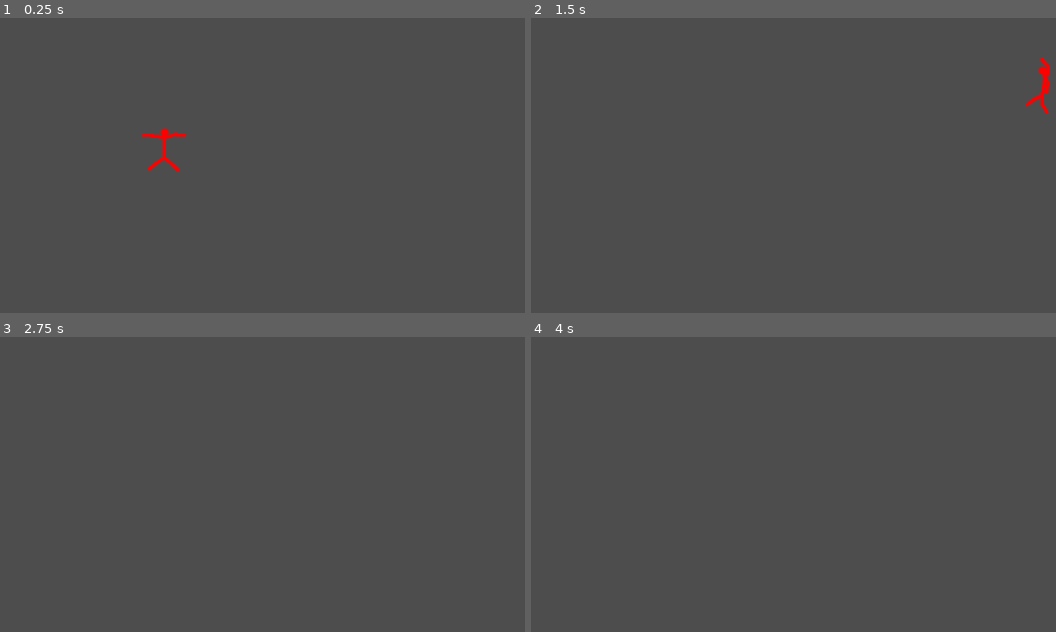
Above: before the commit, frames 1-4 (two rows, left to right).
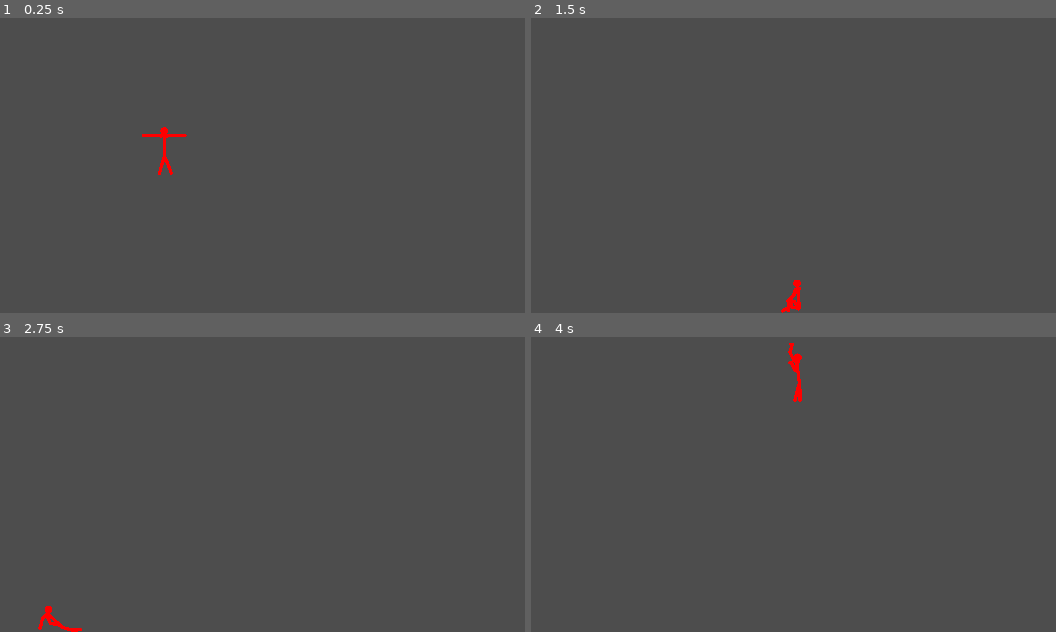
Above: after the commit, the same moments.

Repository: ZevZX/StickManRagdollPhysics
Game: Godot game, scene res://scenes/world.tscn
Same seed, same stepped clock (60 frames per second), same inputs: the game is played once before the commit and once after it.
Inputs:
- Up to frame 1 (0.25 s): no input
- Up to frame 2 (1.5 s): hold Right (ui_right) from 0.53 s (still down); tap Up (ui_up) at 0.77 s
- Up to frame 3 (2.75 s): tap Up (ui_up) at 1.52 s; tap Enter at 2 s; release Right (ui_right) at 2.03 s; hold Left (ui_left) from 2.03 s (still down)
- Up to frame 4 (4 s): release Left (ui_left) at 2.78 s; hold Right (ui_right) from 2.78 s (still down); tap Up (ui_up) at 3.02, 3.77 s

The runs differ from the first frame. In frame 1, 0.2% of the frame differs, in the area x 27-36%, y 36-54%; in frame 2, 0.4%, in the area x 47-99%, y 13-100%; in frame 3, 0.2%; in frame 4, 0.2%.

Commit message:
fixed air jump

Diff:
--- a/scenes/ragdoll.tscn
+++ b/scenes/ragdoll.tscn
@@ -42,6 +42,11 @@
 [node name="CollisionShape2D" type="CollisionShape2D" parent="Limbs/Torso"]
 shape = SubResource("CapsuleShape2D_jbfog")
 
+[node name="Area2D" type="Area2D" parent="Limbs/Torso"]
+
+[node name="CollisionShape2D" type="CollisionShape2D" parent="Limbs/Torso/Area2D"]
+shape = SubResource("CapsuleShape2D_jbfog")
+
 [node name="Head" type="RigidBody2D" parent="Limbs"]
 position = Vector2(0, -39)
 script = ExtResource("3_wmh32")
@@ -56,6 +61,8 @@
 
 [node name="LeftUpperArm" type="RigidBody2D" parent="Limbs"]
 position = Vector2(-16, -27)
+collision_layer = 2
+collision_mask = 2
 
 [node name="Sprite2D" type="Sprite2D" parent="Limbs/LeftUpperArm"]
 scale = Vector2(0.08, 0.08)
@@ -67,17 +74,27 @@
 
 [node name="LeftLowerArm" type="RigidBody2D" parent="Limbs"]
 position = Vector2(-38, -27)
+collision_layer = 2
+collision_mask = 2
 
 [node name="Sprite2D" type="Sprite2D" parent="Limbs/LeftLowerArm"]
 scale = Vector2(0.08, 0.08)
 texture = ExtResource("3_q4ikt")
 
 [node name="CollisionShape2D" type="CollisionShape2D" parent="Limbs/LeftLowerArm"]
+rotation = -1.57079
+shape = SubResource("CapsuleShape2D_h281v")
+
+[node name="Area2D" type="Area2D" parent="Limbs/LeftLowerArm"]
+
+[node name="CollisionShape2D" type="CollisionShape2D" parent="Limbs/LeftLowerArm/Area2D"]
 rotation = -1.57079
 shape = SubResource("CapsuleShape2D_h281v")
 
 [node name="LeftHand" type="RigidBody2D" parent="Limbs"]
 position = Vector2(-50, -27)
+collision_layer = 2
+collision_mask = 2
 
 [node name="Sprite2D" type="Sprite2D" parent="Limbs/LeftHand"]
 scale = Vector2(0.07, 0.07)
@@ -88,6 +105,8 @@
 
 [node name="RightUpperArm" type="RigidBody2D" parent="Limbs"]
 position = Vector2(16, -27)
+collision_layer = 4
+collision_mask = 4
 
 [node name="Sprite2D" type="Sprite2D" parent="Limbs/RightUpperArm"]
 scale = Vector2(0.08, 0.08)
@@ -99,17 +118,27 @@
 
 [node name="RightLowerArm" type="RigidBody2D" parent="Limbs"]
 position = Vector2(37, -27)
+collision_layer = 4
+collision_mask = 4
 
 [node name="Sprite2D" type="Sprite2D" parent="Limbs/RightLowerArm"]
 scale = Vector2(0.08, 0.08)
 texture = ExtResource("3_q4ikt")
 
 [node name="CollisionShape2D" type="CollisionShape2D" parent="Limbs/RightLowerArm"]
+rotation = -1.57079
+shape = SubResource("CapsuleShape2D_h281v")
+
+[node name="Area2D" type="Area2D" parent="Limbs/RightLowerArm"]
+
+[node name="CollisionShape2D" type="CollisionShape2D" parent="Limbs/RightLowerArm/Area2D"]
 rotation = -1.57079
 shape = SubResource("CapsuleShape2D_h281v")
 
 [node name="RightHand" type="RigidBody2D" parent="Limbs"]
 position = Vector2(49, -27)
+collision_layer = 4
+collision_mask = 4
 
 [node name="Sprite2D" type="Sprite2D" parent="Limbs/RightHand"]
 scale = Vector2(0.07, 0.07)
@@ -122,7 +151,7 @@
 position = Vector2(0, 33)
 rotation = 1.57079
 script = ExtResource("3_wmh32")
-desired_angle = 2.356
+desired_angle = 1.75
 
 [node name="Sprite2D" type="Sprite2D" parent="Limbs/RightLegUpper"]
 scale = Vector2(0.08, 0.08)
@@ -136,13 +165,20 @@
 position = Vector2(0, 55)
 rotation = 1.57079
 script = ExtResource("3_wmh32")
-desired_angle = 2.356
+desired_angle = 1.75
 
 [node name="Sprite2D" type="Sprite2D" parent="Limbs/RightLowerLeg"]
 scale = Vector2(0.08, 0.08)
 texture = ExtResource("3_q4ikt")
 
 [node name="CollisionShape2D" type="CollisionShape2D" parent="Limbs/RightLowerLeg"]
+rotation = -1.57079
+shape = SubResource("CapsuleShape2D_h281v")
+
+[node name="Area2D" type="Area2D" parent="Limbs/RightLowerLeg"]
+scale = Vector2(1.2, 1)
+
+[node name="CollisionShape2D" type="CollisionShape2D" parent="Limbs/RightLowerLeg/Area2D"]
 rotation = -1.57079
 shape = SubResource("CapsuleShape2D_h281v")
 
@@ -152,7 +188,7 @@
 collision_layer = 2
 collision_mask = 2
 script = ExtResource("3_wmh32")
-desired_angle = 0.786
+desired_angle = 1.25
 
 [node name="Sprite2D" type="Sprite2D" parent="Limbs/LeftUpperLeg"]
 scale = Vector2(0.08, 0.08)
@@ -168,13 +204,20 @@
 collision_layer = 2
 collision_mask = 2
 script = ExtResource("3_wmh32")
-desired_angle = 0.786
+desired_angle = 1.25
 
 [node name="Sprite2D" type="Sprite2D" parent="Limbs/LeftLowerLeg"]
 scale = Vector2(0.08, 0.08)
 texture = ExtResource("3_q4ikt")
 
 [node name="CollisionShape2D" type="CollisionShape2D" parent="Limbs/LeftLowerLeg"]
+rotation = -1.57079
+shape = SubResource("CapsuleShape2D_h281v")
+
+[node name="Area2D" type="Area2D" parent="Limbs/LeftLowerLeg"]
+scale = Vector2(1.2, 1)
+
+[node name="CollisionShape2D" type="CollisionShape2D" parent="Limbs/LeftLowerLeg/Area2D"]
 rotation = -1.57079
 shape = SubResource("CapsuleShape2D_h281v")
 
@@ -233,7 +276,13 @@
 node_a = NodePath("../Limbs/LeftLowerArm")
 node_b = NodePath("../Limbs/LeftHand")
 
-[connection signal="body_entered" from="Limbs/RightLowerLeg" to="." method="_on_right_lower_leg_body_entered"]
-[connection signal="body_exited" from="Limbs/RightLowerLeg" to="." method="_on_right_lower_leg_body_exited"]
-[connection signal="body_entered" from="Limbs/LeftLowerLeg" to="." method="_on_left_lower_leg_body_entered"]
-[connection signal="body_exited" from="Limbs/LeftLowerLeg" to="." method="_on_left_lower_leg_body_exited"]
+[connection signal="body_entered" from="Limbs/Torso/Area2D" to="." method="_on_area_2d_body_entered"]
+[connection signal="body_exited" from="Limbs/Torso/Area2D" to="." method="_on_area_2d_body_exited"]
+[connection signal="body_entered" from="Limbs/LeftLowerArm/Area2D" to="." method="_on_area_2d_body_entered"]
+[connection signal="body_exited" from="Limbs/LeftLowerArm/Area2D" to="." method="_on_area_2d_body_exited"]
+[connection signal="body_entered" from="Limbs/RightLowerArm/Area2D" to="." method="_on_area_2d_body_entered"]
+[connection signal="body_exited" from="Limbs/RightLowerArm/Area2D" to="." method="_on_area_2d_body_exited"]
+[connection signal="body_entered" from="Limbs/RightLowerLeg/Area2D" to="." method="_on_area_2d_body_entered"]
+[connection signal="body_exited" from="Limbs/RightLowerLeg/Area2D" to="." method="_on_area_2d_body_exited"]
+[connection signal="body_entered" from="Limbs/LeftLowerLeg/Area2D" to="." method="_on_area_2d_body_entered"]
+[connection signal="body_exited" from="Limbs/LeftLowerLeg/Area2D" to="." method="_on_area_2d_body_exited"]
--- a/scenes/world.tscn
+++ b/scenes/world.tscn
@@ -3,7 +3,7 @@
 [ext_resource type="PackedScene" uid="uid://d0pkkcj5jhfco" path="res://scenes/ragdoll.tscn" id="1_mged6"]
 
 [sub_resource type="RectangleShape2D" id="RectangleShape2D_ggrjj"]
-size = Vector2(1919, 224)
+size = Vector2(2223, 1643)
 
 [node name="Game" type="Node2D"]
 
@@ -12,11 +12,17 @@
 
 [node name="StaticBody2D" type="StaticBody2D" parent="." groups=["ground"]]
 position = Vector2(2, 440)
-collision_layer = 3
-collision_mask = 3
-metadata/_edit_lock_ = true
+collision_layer = 7
+collision_mask = 7
 
-[node name="CollisionShape2D" type="CollisionShape2D" parent="StaticBody2D" groups=["ground"]]
-position = Vector2(958.5, 526)
+[node name="CollisionShape2D" type="CollisionShape2D" parent="StaticBody2D"]
+position = Vector2(1057, 1460)
 shape = SubResource("RectangleShape2D_ggrjj")
-metadata/_edit_lock_ = true
+
+[node name="CollisionShape2D2" type="CollisionShape2D" parent="StaticBody2D"]
+position = Vector2(-503, -128)
+shape = SubResource("RectangleShape2D_ggrjj")
+
+[node name="CollisionShape2D3" type="CollisionShape2D" parent="StaticBody2D"]
+position = Vector2(2354, -173)
+shape = SubResource("RectangleShape2D_ggrjj")
--- a/scripts/RagdollController.gd
+++ b/scripts/RagdollController.gd
@@ -2,7 +2,8 @@
 
 var power = 500
 const JUMP_VELOCITY = 20
-var can_jump = true
+var can_jump = false
+var can_jumpnumber = 0
 # Limb Controls
 var limbs = []
 
@@ -14,8 +15,7 @@
 	var axis = Input.get_action_strength("ui_right") - Input.get_action_strength("ui_left")
 	var axis_y = - Input.get_action_strength("ui_down")
 	$Limbs/Torso.apply_impulse(Vector2.RIGHT * axis * power, Vector2.ZERO)
-	$Limbs/Torso.apply_impulse(Vector2.UP * axis_y * power, Vector2.ZERO)
-
+	$Limbs/Torso.apply_impulse(Vector2.UP * 5 * axis_y * power, Vector2.ZERO)
 	# Jumping
 	if Input.is_action_just_pressed("ui_up") and can_jump:
 		$Limbs/Torso.apply_impulse(Vector2.UP * JUMP_VELOCITY * power, Vector2.ZERO)
@@ -37,22 +37,15 @@
 			var applied_force = limb.force;
 			limb.angular_velocity = lerp_angle(current_angle, limb.desired_angle, (limb.force) * delta);
 
-func _on_left_lower_leg_body_entered(body):
-	print('a')
+func _on_area_2d_body_entered(body):
 	if body.is_in_group("ground"):
 		can_jump = true
+		print('wall jump on')
+		can_jumpnumber += 1
 
-func _on_left_lower_leg_body_exited(body):
-	print('b')
+func _on_area_2d_body_exited(body):
 	if body.is_in_group("ground"):
-		can_jump = false
-
-func _on_right_lower_leg_body_entered(body):
-	print('c')
-	if body.is_in_group("ground"):
-		can_jump = true
-
-func _on_right_lower_leg_body_exited(body):
-	print('d')
-	if body.is_in_group("ground"):
-		can_jump = false
+		can_jumpnumber -= 1
+		if can_jumpnumber == 0:
+			can_jump = false
+			print('wall jump off')
